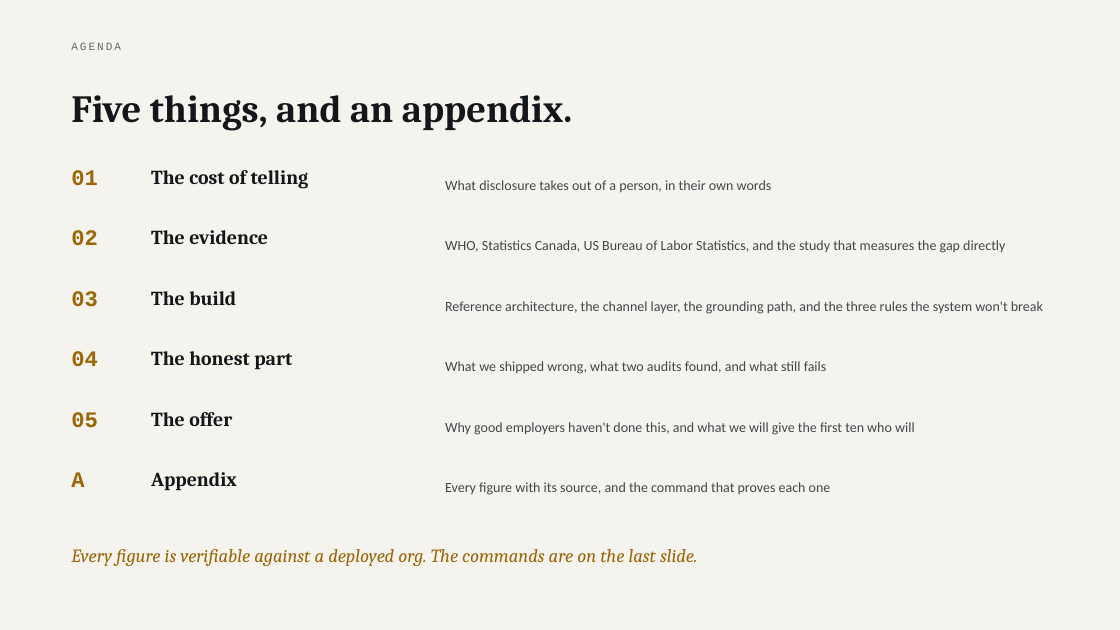
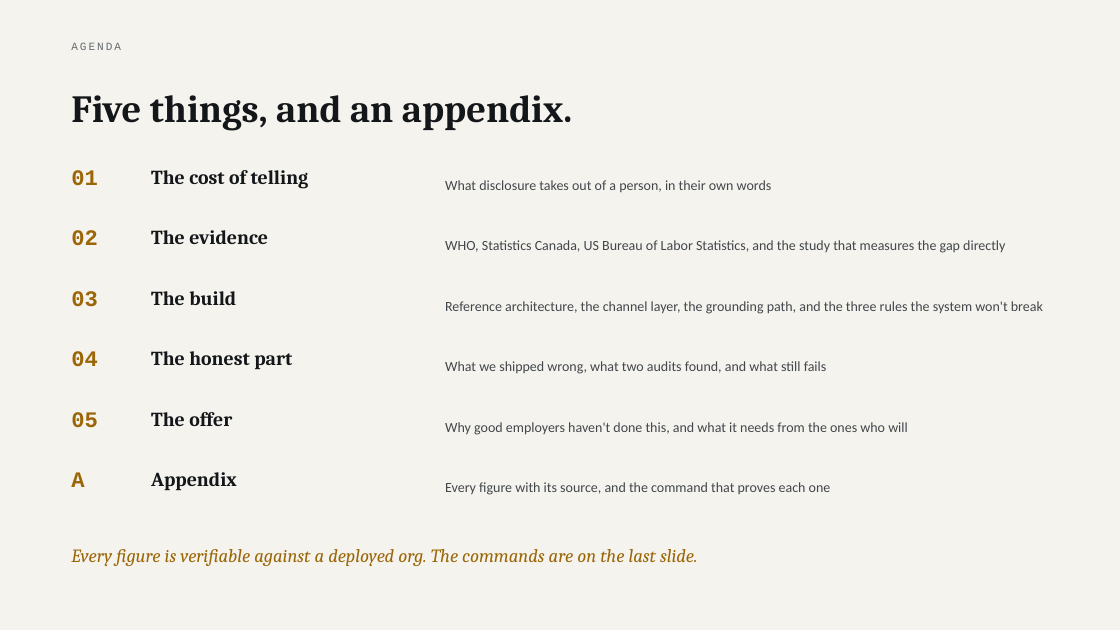
Before and after one commit to parthsevak2/curb-cut, a slide deck: slide 5 of deck/Curb-Cut.pptx. Drawn at 1120x630 pixels with LibreOffice and Linux fonts; fonts in the diff are those of the drawing. Boxes give left, top, right and bottom in pixels: in the first picture for what was removed or moved away, otherwise in the second. Text is boxed around its words. In the diff, an @@ line names an element or a change of style, - is before the commit and + after.

```diff
--- a/deck/Curb-Cut.pptx
+++ b/deck/Curb-Cut.pptx
@@ text at (445, 422, 908, 435): text changed @@
-Why good employers haven't done this, and what we will give the first ten who will
+Why good employers haven't done this, and what it needs from the ones who will
```
Also in this commit, not shown: 4 other slides changed, 1 other file.
